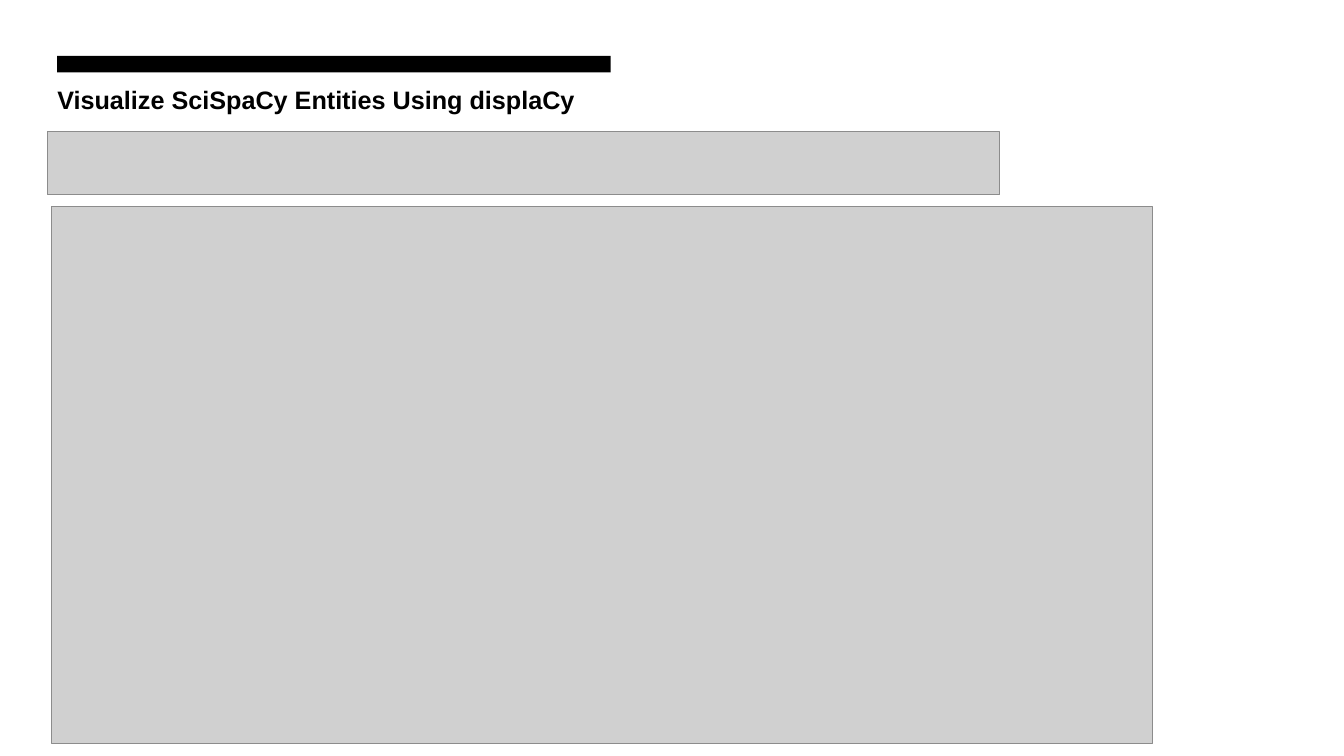
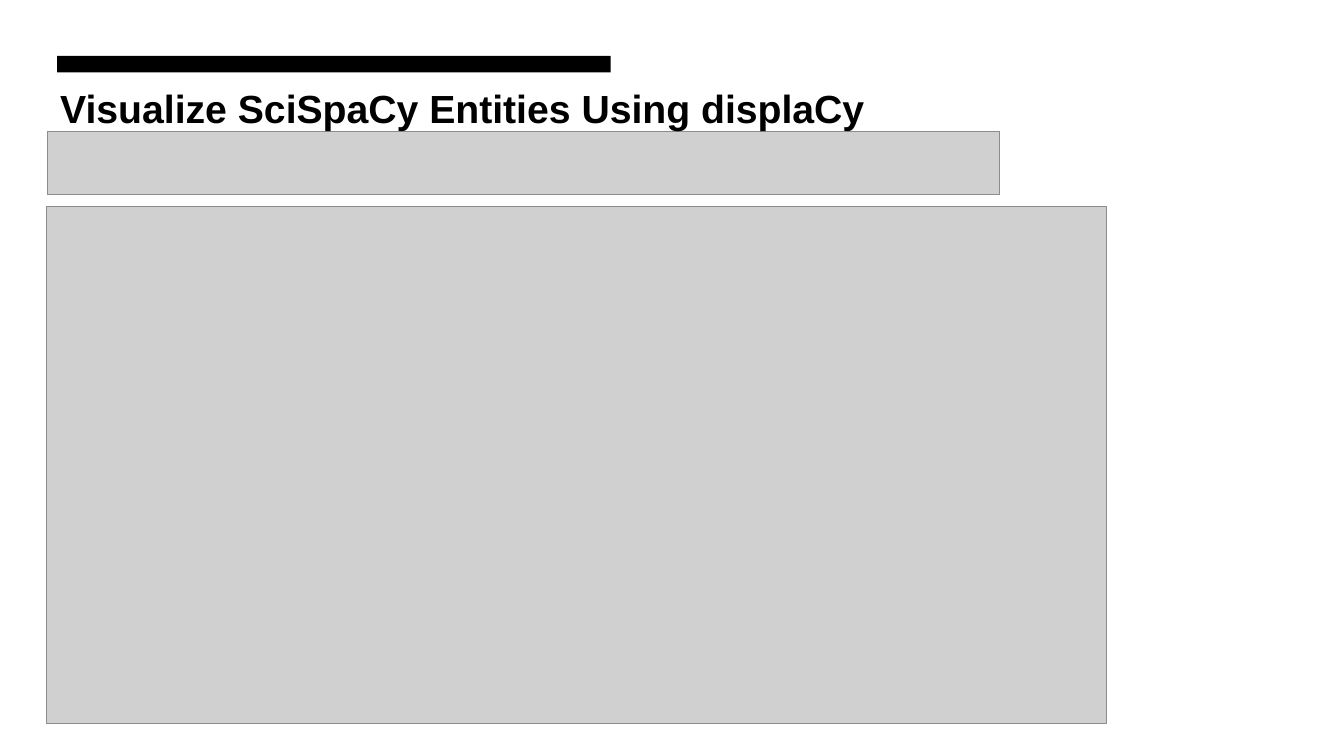
Before and after one commit to AnkitaSavaliya/AIH, a slide deck: slide 12 of MIMIC-III NLP.pptx (slide 11 before the commit). Drawn at 1344x756 pixels with LibreOffice and Linux fonts; fonts in the diff are those of the drawing; grey boxes stand for pictures. Boxes give left, top, right and bottom in pixels: in the first picture for what was removed or moved away, otherwise in the second. Text is boxed around its words. In the diff, an @@ line names an element or a change of style, - is before the commit and + after.

```diff
--- a/MIMIC-III NLP.pptx
+++ b/MIMIC-III NLP.pptx
@@ text "Visualize SciSpaCy Entities Using displaCy" at [60,94,864,131]: size 18 to 28 pt @@
@@ picture: place and size @@
-picture at [51,207,1152,743]
+picture at [47,207,1107,724]
```
Also in this commit, not shown: 6 other slides changed, 1 slide added, 1 other file.
